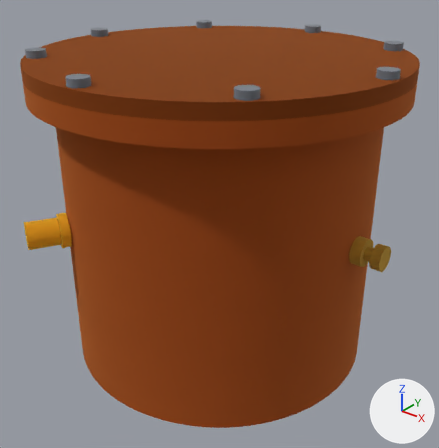
The glTF model hardware/lgr_a/out/LGR-A_full.glb as it was, and as the next commit left it.
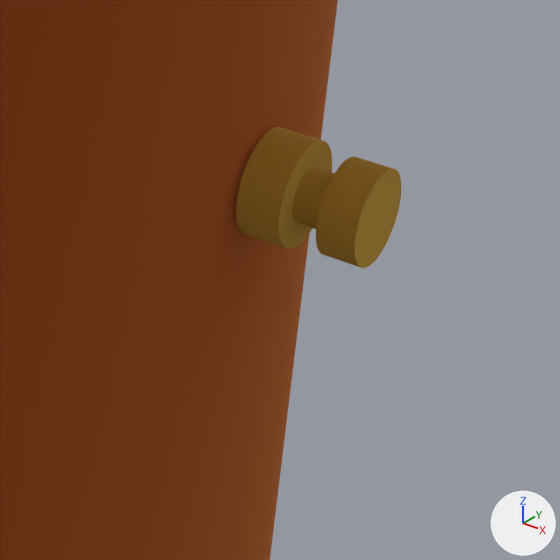
The first picture shows the older version from a camera (50 mm lens) standing at (109.6, -137.2, 125.5) and looking at (2.0, -2.7, 42.2). The close-ups show the older and then the newer version on the part from 66% to 98% of the width and 45% to 77% of the height of that picture. Only the edits that show in the close-ups are written down. The lights are fixed; the arrows at lower right show +X, +Y and +Z. Where no turn or scale is listed for an object, it has been applied to the vertices.

Names of what the first close-up shows: 'Brass M4 lock nut', 'Brass M4 tuning screw', 'Copper can (T2)'.
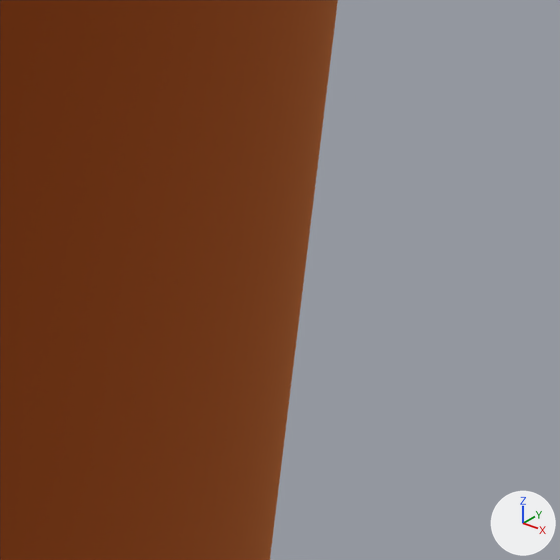
Boxes [x1, y1, x2, y2] around the edits, measured in the close-ups (560 x 560 px):
'Brass M4 tuning screw', deleted: before [292, 157, 401, 268]
'Brass M4 lock nut', deleted: before [236, 127, 332, 249]

What changed in the scene script:
```text
Remove ob_brass_m4_tuning_screw:
    ob_brass_m4_tuning_screw = bpy.data.objects.new('Brass M4 tuning screw', me_brass_m4_tuning_screw)
    ob_brass_m4_tuning_screw.location = (0.0, 0.0, 0.0)
Remove ob_brass_m4_lock_nut:
    ob_brass_m4_lock_nut = bpy.data.objects.new('Brass M4 lock nut', me_brass_m4_lock_nut)
    ob_brass_m4_lock_nut.location = (0.0, 0.0, 0.0)
```
